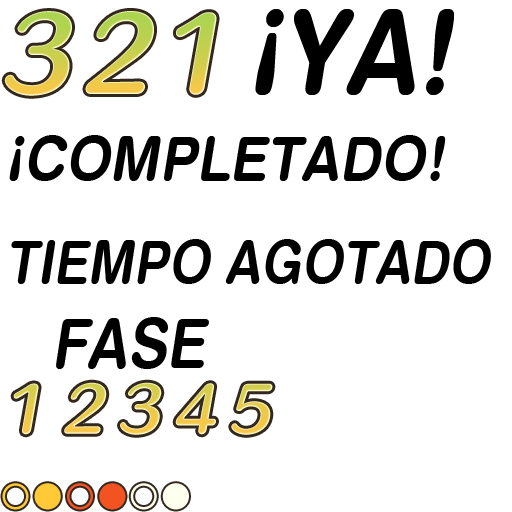
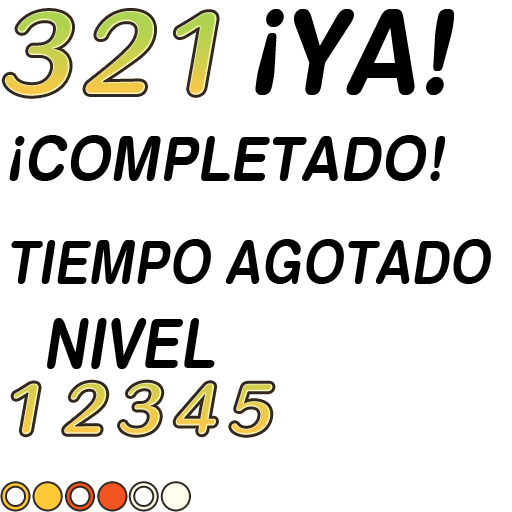
Revision of a layered w=512, h=512 image; what changed, layer by layer:
renamed "FASE" to "NIVEL", painted on it over [47, 317, 215, 369]
